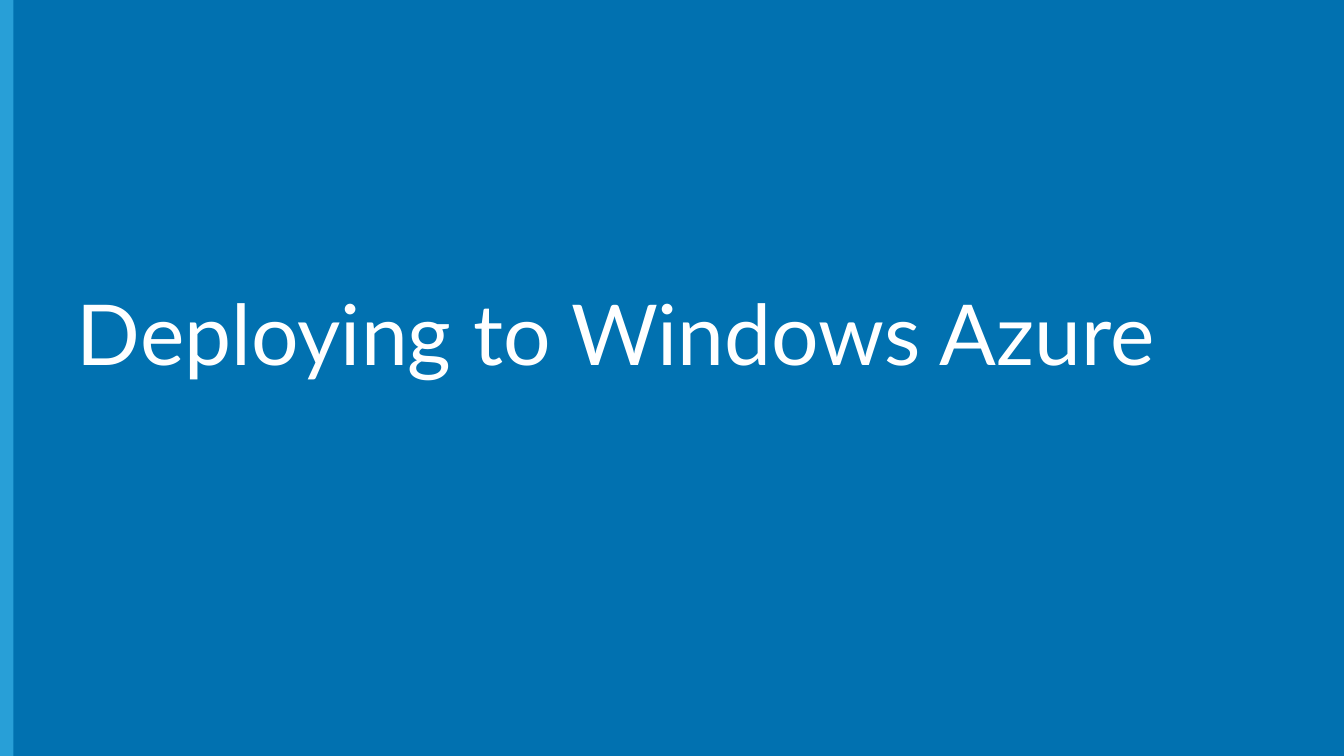
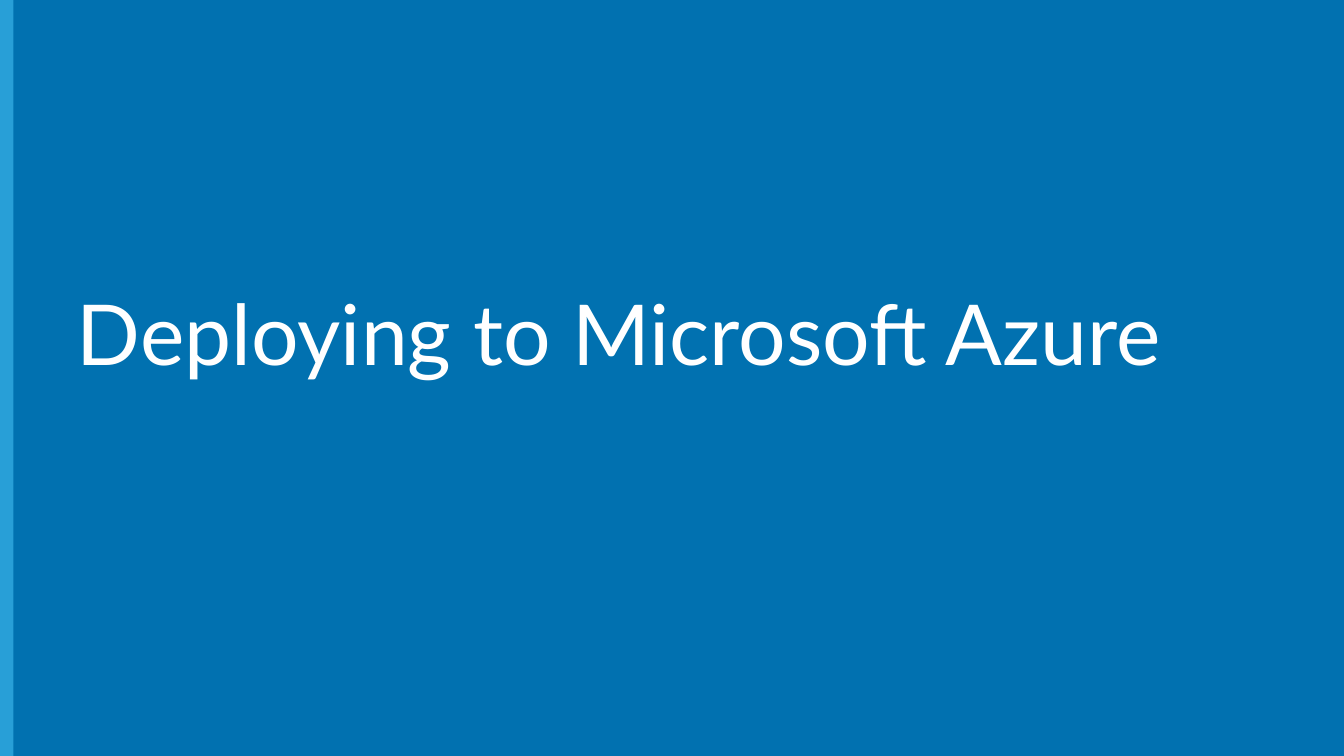
Before and after one commit to Microsoft-Web/DECK-Build-and-deploy-ASPNET, a slide deck: slide 9 of 3-Build-and-deploy-ASPNET.pptx. Drawn at 1344x756 pixels with LibreOffice and Linux fonts; fonts in the diff are those of the drawing; background and template pictures are left out. Boxes give left, top, right and bottom in pixels: in the first picture for what was removed or moved away, otherwise in the second. Text is boxed around its words. In the diff, an @@ line names an element or a change of style, - is before the commit and + after.

Commit message:
Changed Windows Azure to Microsoft Azure

```diff
--- a/3-Build-and-deploy-ASPNET.pptx
+++ b/3-Build-and-deploy-ASPNET.pptx
@@ title at box(77, 303, 1161, 380): text changed @@
-Deploying to Windows Azure
+Deploying to Microsoft Azure
```
Also in this commit, not shown: 3 other slides changed.
